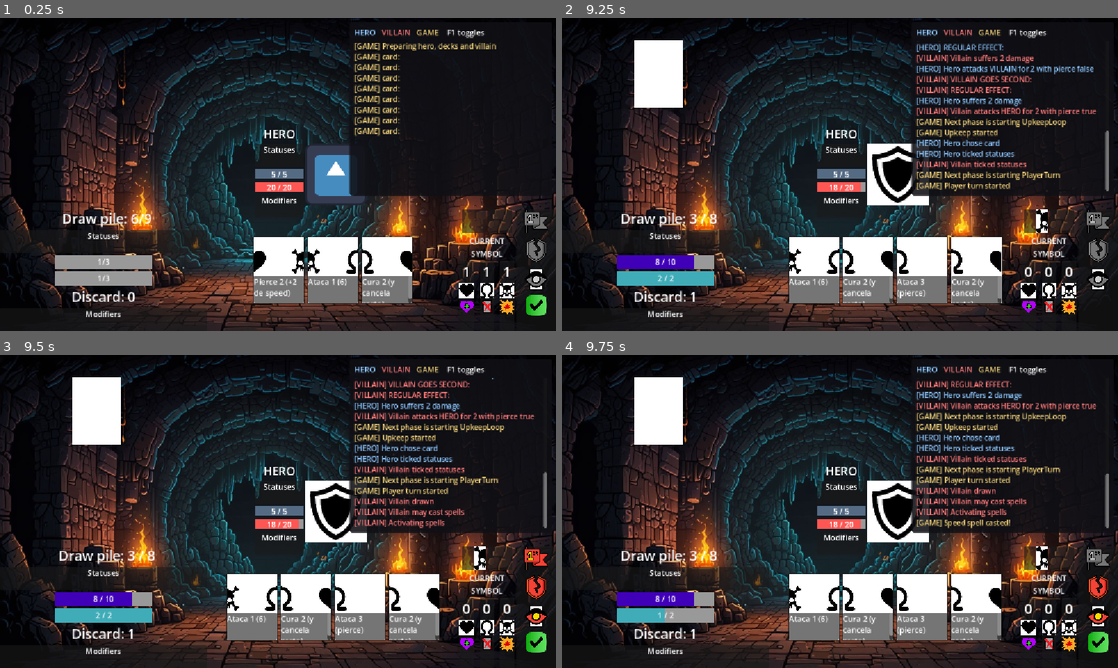
Above: before the commit, frames 1-4 (two rows, left to right).
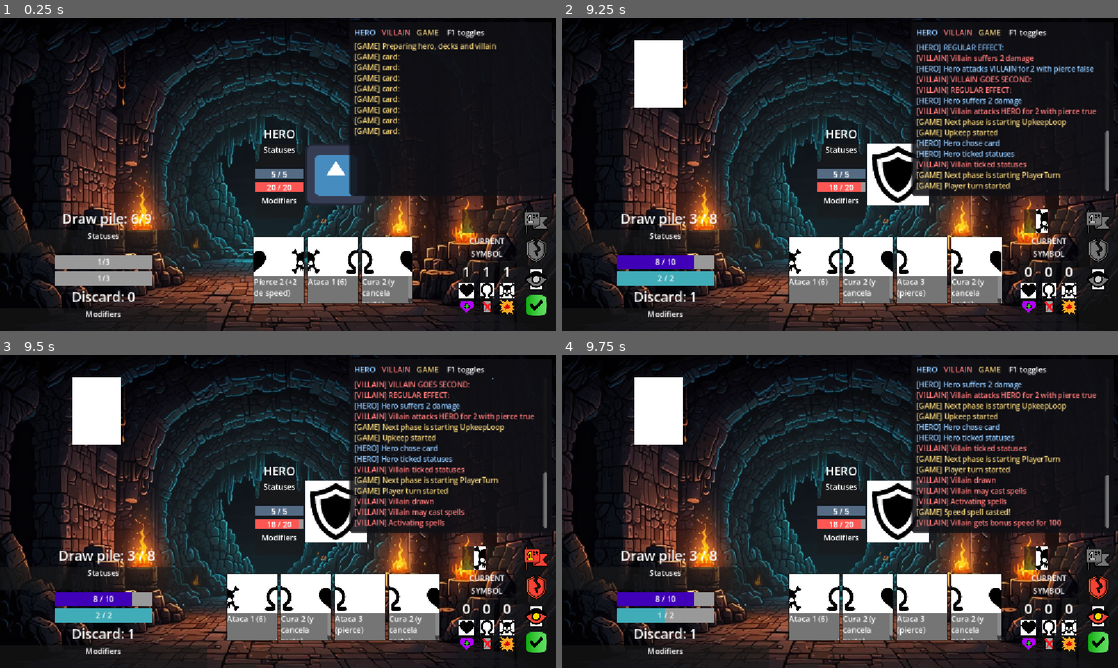
Above: after the commit, the same moments.

Repository: OteroJP/roguelito
Game: Godot game, scene res://ui/main.tscn
The game is run twice, just before and just after one commit, with the same random seed, the same clock (stepped at 60 frames per second) and the same inputs. The engine's default icon, where the game draws it, is replaced by a stand-in: a white triangle on a blue panel in a dark square.
Inputs (mouse positions are in pixels of both pictures, inside the frame that each line leads up to):
- Up to frame 1 (0.25 s): no input
- Up to frame 2 (9.25 s): click (1095, 305) at 0.5 s; click (1095, 305) at 1.25 s; click (1095, 305) at 2 s; tap Enter at 2.75, 5.75, 8.75 s; move the mouse to (656, 74) at 2.77 s; click (656, 74) at 2.92 s; tap Space at 3.02, 3.5, 3.77, 6.02, 6.77, 7.25, 7.52, 9.02 s; move the mouse to (812, 271) at 3.52 s; click (812, 271) at 3.67 s; click "CONFIRM" at 4.25 s; move the mouse to (656, 143) at 5.02 s; click (656, 143) at 5.17 s; move the mouse to (840, 271) at 5.77 s; click (840, 271) at 5.92 s; move the mouse to (895, 271) at 6.52 s; click (895, 271) at 6.67 s; move the mouse to (951, 271) at 7.27 s; click (951, 271) at 7.42 s; move the mouse to (867, 174) at 8.02 s; click (867, 174) at 8.17 s; move the mouse to (756, 96) at 8.77 s; click (756, 96) at 8.92 s
- Up to frame 3 (9.5 s): no input
- Up to frame 4 (9.75 s): click (1095, 558) at 9.5 s

Frames 1-3 are identical in both runs. In frame 4, 4.4% of the frame differs, in the area x 63-99%, y 8-56%.

Commit message:
add missing spell effects

Diff:
--- a/dungeon/character/villain/resources/spells/go_first.tres
+++ b/dungeon/character/villain/resources/spells/go_first.tres
@@ -16,5 +16,5 @@
 name = "Speed"
 btn_asset = ExtResource("1_l2ny2")
 btn_asset_disabled = ExtResource("2_8ns3l")
-effect = Array[ExtResource("1_wny61")]([SubResource("Resource_hiiq4")])
+effects = Array[ExtResource("1_wny61")]([SubResource("Resource_8ns3l")])
 metadata/_custom_type_script = "uid://w8lt376mqa5p"
--- a/dungeon/character/villain/resources/spells/ignore_armor.tres
+++ b/dungeon/character/villain/resources/spells/ignore_armor.tres
@@ -4,16 +4,12 @@
 [ext_resource type="Script" uid="uid://xfgl0yagpvod" path="res://ui/card_manager/card/_card_effect.gd" id="1_ukutb"]
 [ext_resource type="Texture2D" uid="uid://dy6uo6vbo88li" path="res://ui/villain_hud/pierce_disabled.png" id="2_mq4ln"]
 [ext_resource type="Script" uid="uid://w8lt376mqa5p" path="res://dungeon/character/villain/spell.gd" id="2_xc1hx"]
-[ext_resource type="Script" uid="uid://3colurvxkj81" path="res://ui/card_manager/card/card_effects/villain_make_pierce.gd" id="4_mq4ln"]
-
-[sub_resource type="Resource" id="Resource_ncwqj"]
-script = ExtResource("4_mq4ln")
-metadata/_custom_type_script = "uid://3colurvxkj81"
+[ext_resource type="Resource" uid="uid://v82h00nkuy7m" path="res://ui/card_manager/card/card_effects/resources/villain_pierce.tres" id="4_mq4ln"]
 
 [resource]
 script = ExtResource("2_xc1hx")
 name = "Pierce"
 btn_asset = ExtResource("1_dj42g")
 btn_asset_disabled = ExtResource("2_mq4ln")
-effect = Array[ExtResource("1_ukutb")]([SubResource("Resource_ncwqj")])
+effects = Array[ExtResource("1_ukutb")]([ExtResource("4_mq4ln")])
 metadata/_custom_type_script = "uid://w8lt376mqa5p"
Not shown: 1 places in dungeon/character/villain/resources/spells/go_first.tres that only renumber resources
